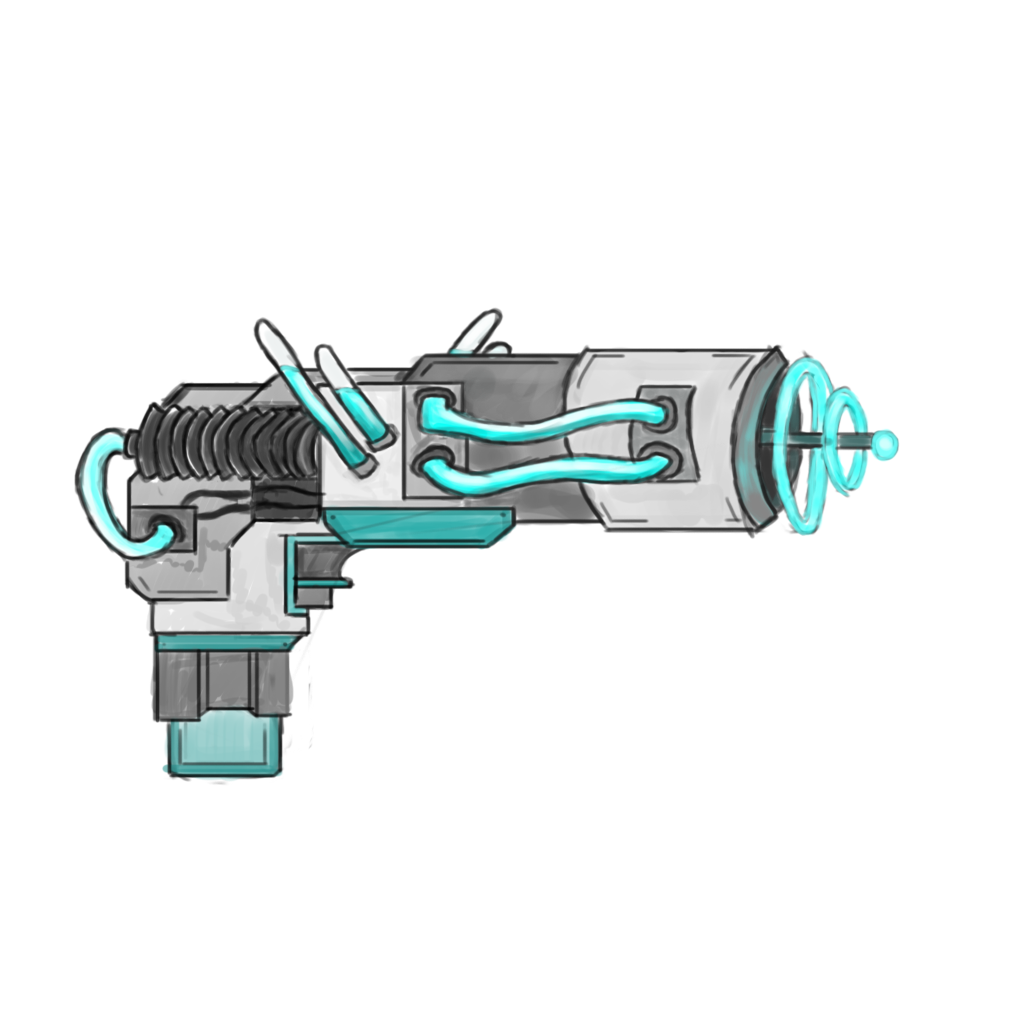
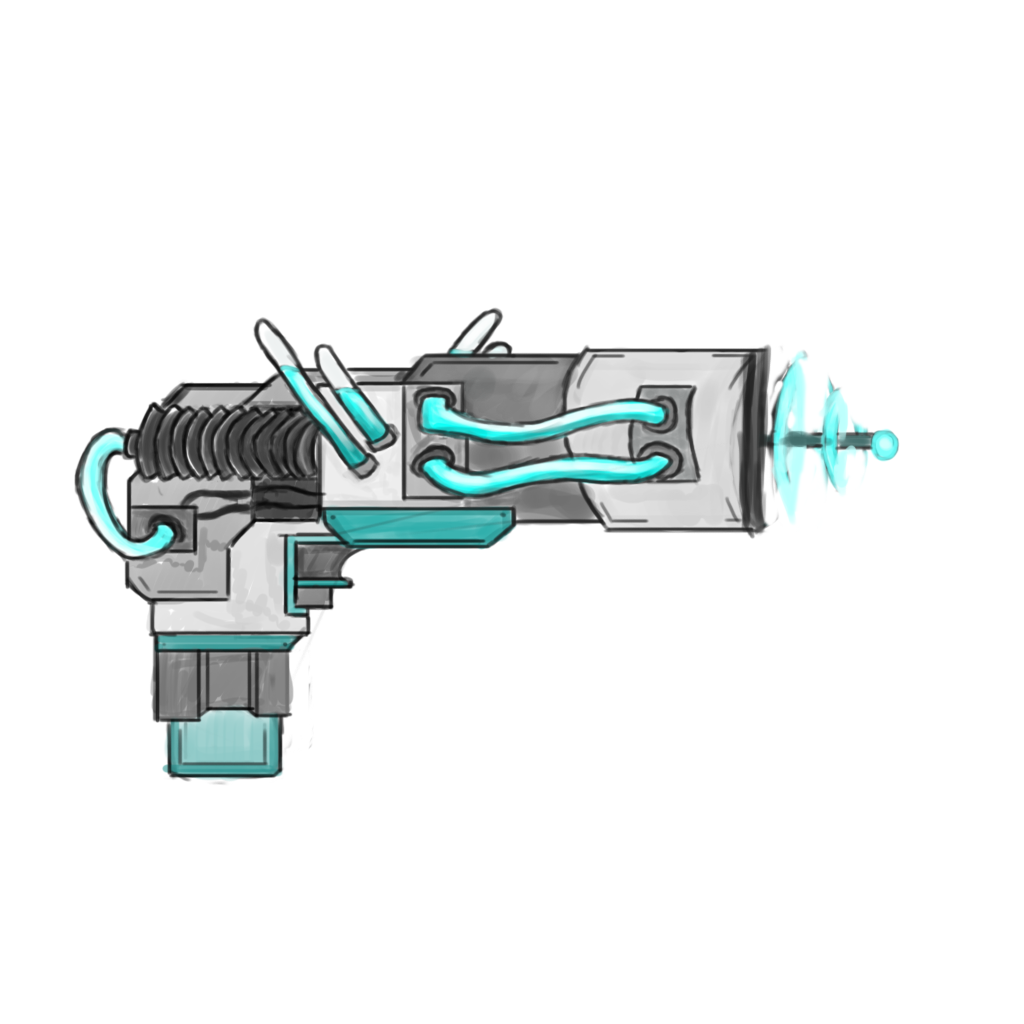
The second 1024×1024 image is a revision of the first. Changes to its layers:
painted on "#" over [725, 343, 870, 537]
